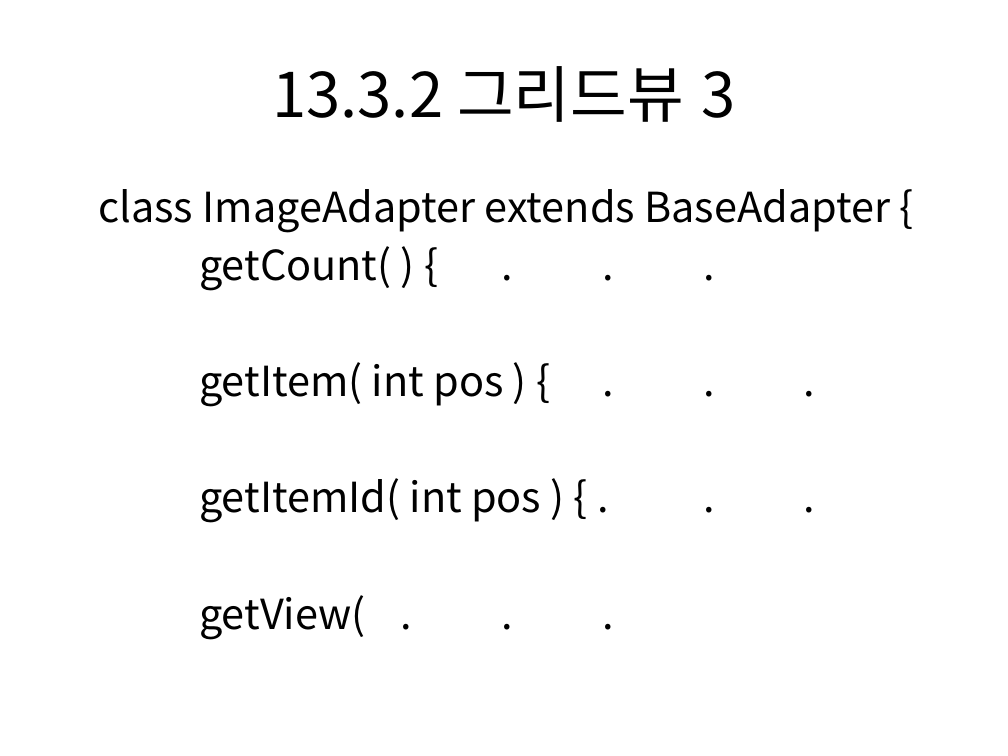
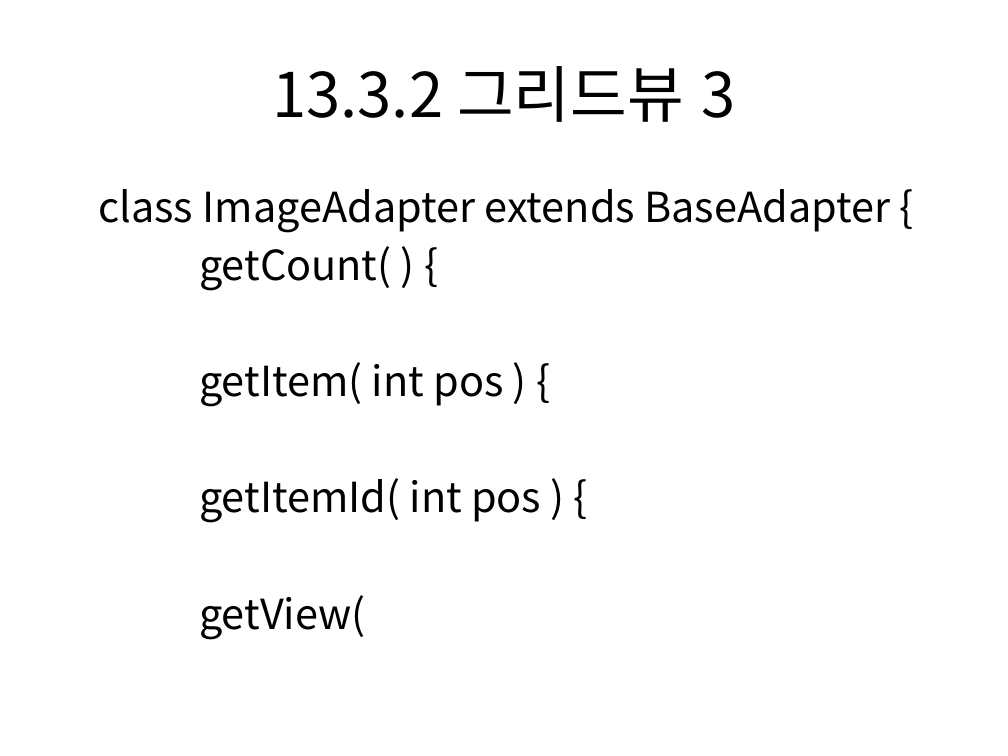
Before and after one commit to dummyFirst/NHK_Japanese, a slide deck: slide 19 of Android/안드로이드 프로그래밍 정복/Chapter12 어댑터뷰.pptx. Drawn at 1008x756 pixels with LibreOffice and Linux fonts; fonts in the diff are those of the drawing. Boxes give left, top, right and bottom in pixels: in the first picture for what was removed or moved away, otherwise in the second. Text is boxed around its words. In the diff, an @@ line names an element or a change of style, - is before the commit and + after.

Commit message:
Fix

```diff
--- a/Android/안드로이드 프로그래밍 정복/Chapter12 어댑터뷰.pptx
+++ b/Android/안드로이드 프로그래밍 정복/Chapter12 어댑터뷰.pptx
@@ text at [199,246,541,639]: text changed @@
-getCount( ) { . . .
-getItem( int pos ) { . . .
-getItemId( int pos ) { . . .
-getView( . . .
+getCount( ) {
+getItem( int pos ) {
+getItemId( int pos ) {
+getView(
```
Also in this commit, not shown: 3 other slides changed.
